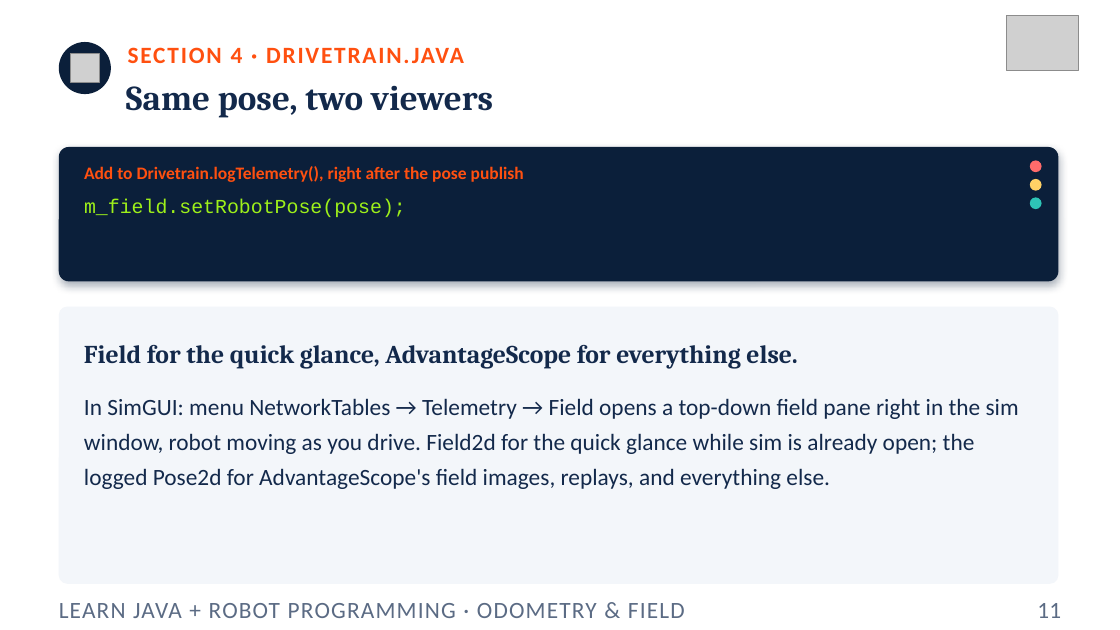
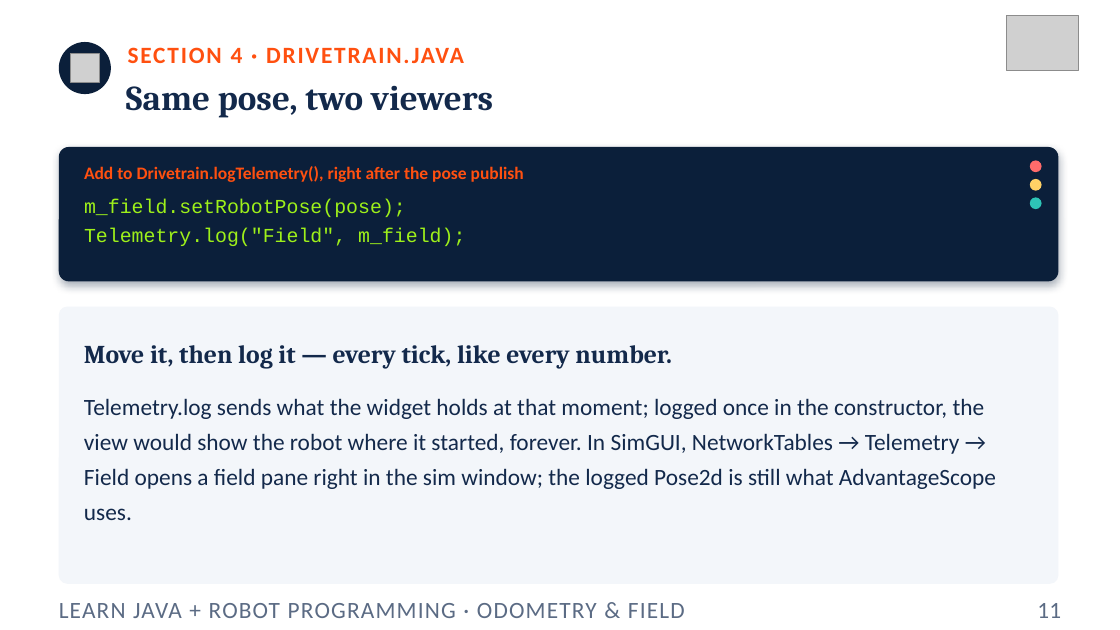
Before and after one commit to FRC5010/BasicRobotLessons, a slide deck: slide 11 of docs/presentations/v3/11-odometry-field.pptx. Drawn at 1120x630 pixels with LibreOffice and Linux fonts; fonts in the diff are those of the drawing; grey boxes stand for pictures. Boxes give left, top, right and bottom in pixels: in the first picture for what was removed or moved away, otherwise in the second. Text is boxed around its words. In the diff, an @@ line names an element or a change of style, - is before the commit and + after.

```diff
--- a/docs/presentations/v3/11-odometry-field.pptx
+++ b/docs/presentations/v3/11-odometry-field.pptx
@@ text at bbox=[84, 228, 465, 246]: paragraph added @@
+Telemetry.log("Field", m_field);
@@ text at bbox=[84, 345, 672, 369]: text changed @@
-Field for the quick glance, AdvantageScope for everything else.
+Move it, then log it — every tick, like every number.
@@ text at bbox=[84, 398, 996, 520]: text changed @@
-In SimGUI: menu NetworkTables → Telemetry → Field opens a top-down field pane right in the sim window, robot moving as you drive. Field2d for the quick glance while sim is already open; the logged Pose2d for AdvantageScope's field images, replays, and everything else.
+Telemetry.log sends what the widget holds at that moment; logged once in the constructor, the view would show the robot where it started, forever. In SimGUI, NetworkTables → Telemetry → Field opens a field pane right in the sim window; the logged Pose2d is still what AdvantageScope uses.
```
Also in this commit, not shown: 1 other slide changed, 11 other files.
